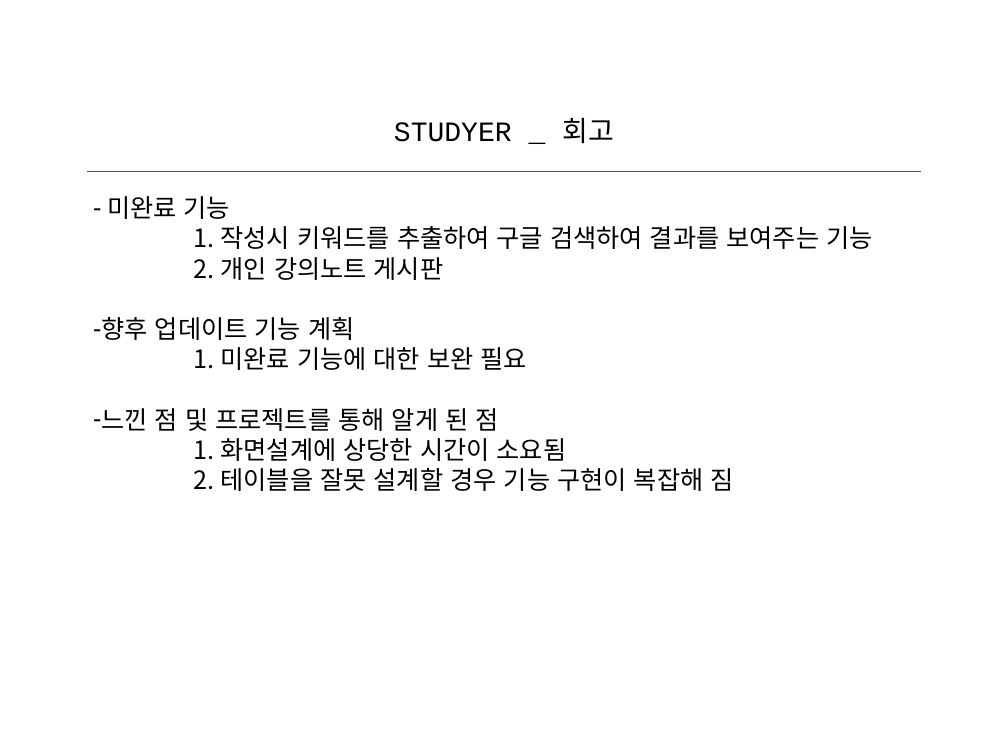
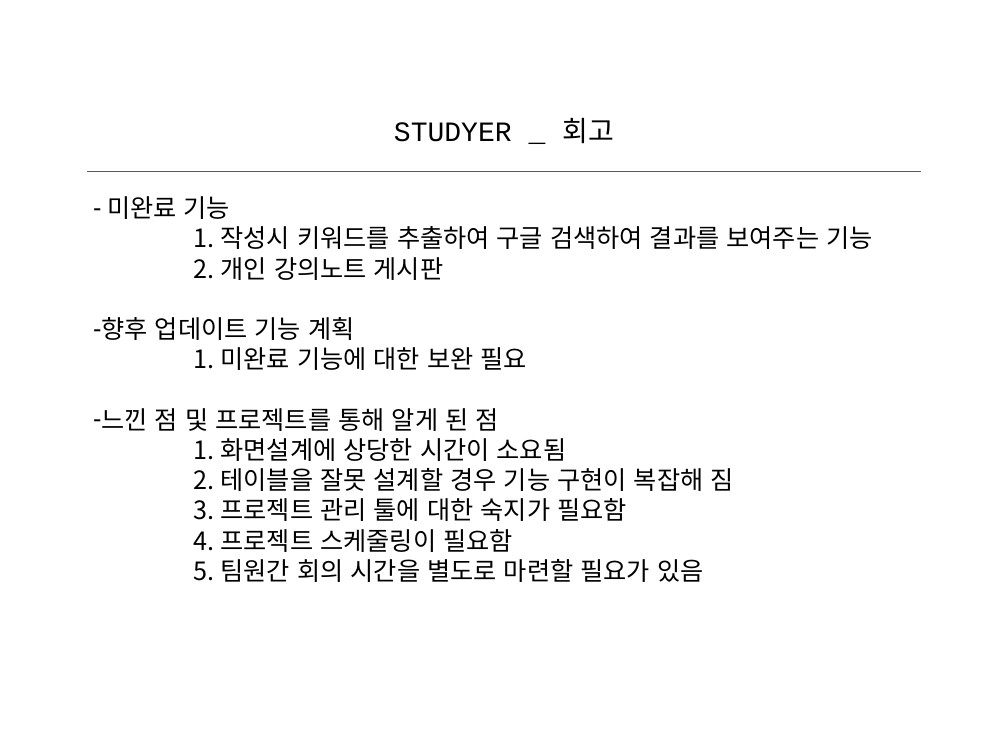
Before and after one commit to jwonjg/studyer_project, a slide deck: slide 14 of doc/studyer_project.pptx. Drawn at 1008x756 pixels with LibreOffice and Linux fonts; fonts in the diff are those of the drawing. Boxes give left, top, right and bottom in pixels: in the first picture for what was removed or moved away, otherwise in the second. Text is boxed around its words. In the diff, an @@ line names an element or a change of style, - is before the commit and + after.

```diff
--- a/doc/studyer_project.pptx
+++ b/doc/studyer_project.pptx
@@ text at <box>194,498,703,582</box>: paragraphs added @@
+3. 프로젝트 관리 툴에 대한 숙지가 필요함
+4. 프로젝트 스케줄링이 필요함
+5. 팀원간 회의 시간을 별도로 마련할 필요가 있음
```
Also in this commit, not shown: 4 other slides changed, 1 other file.
